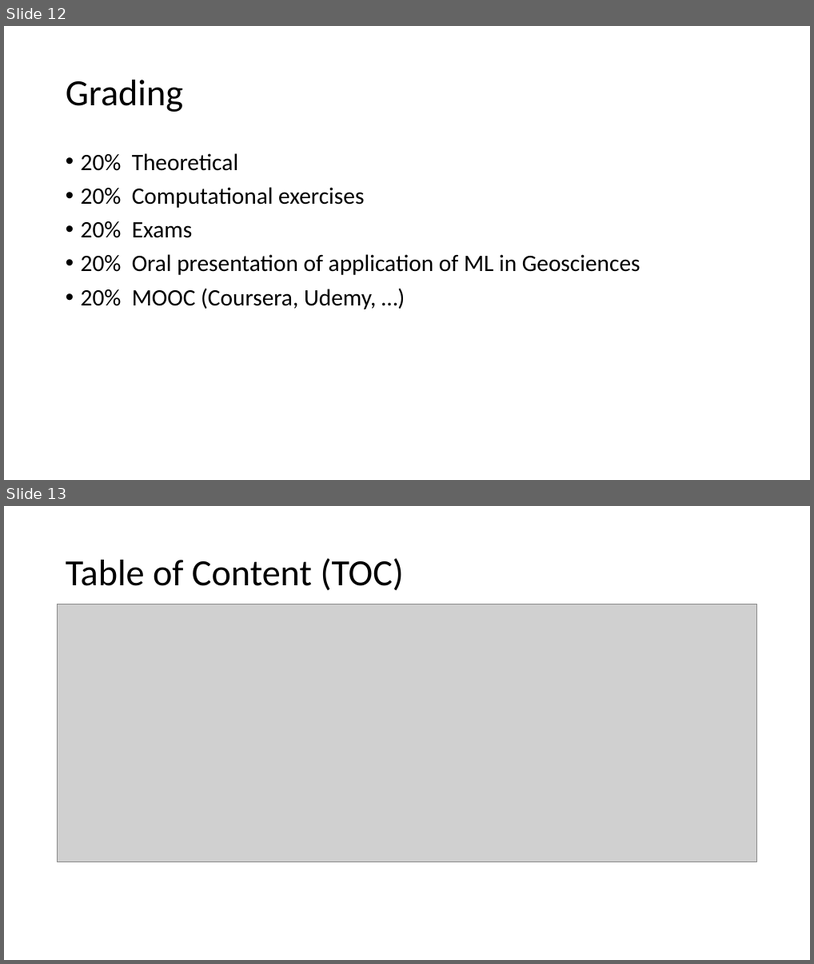
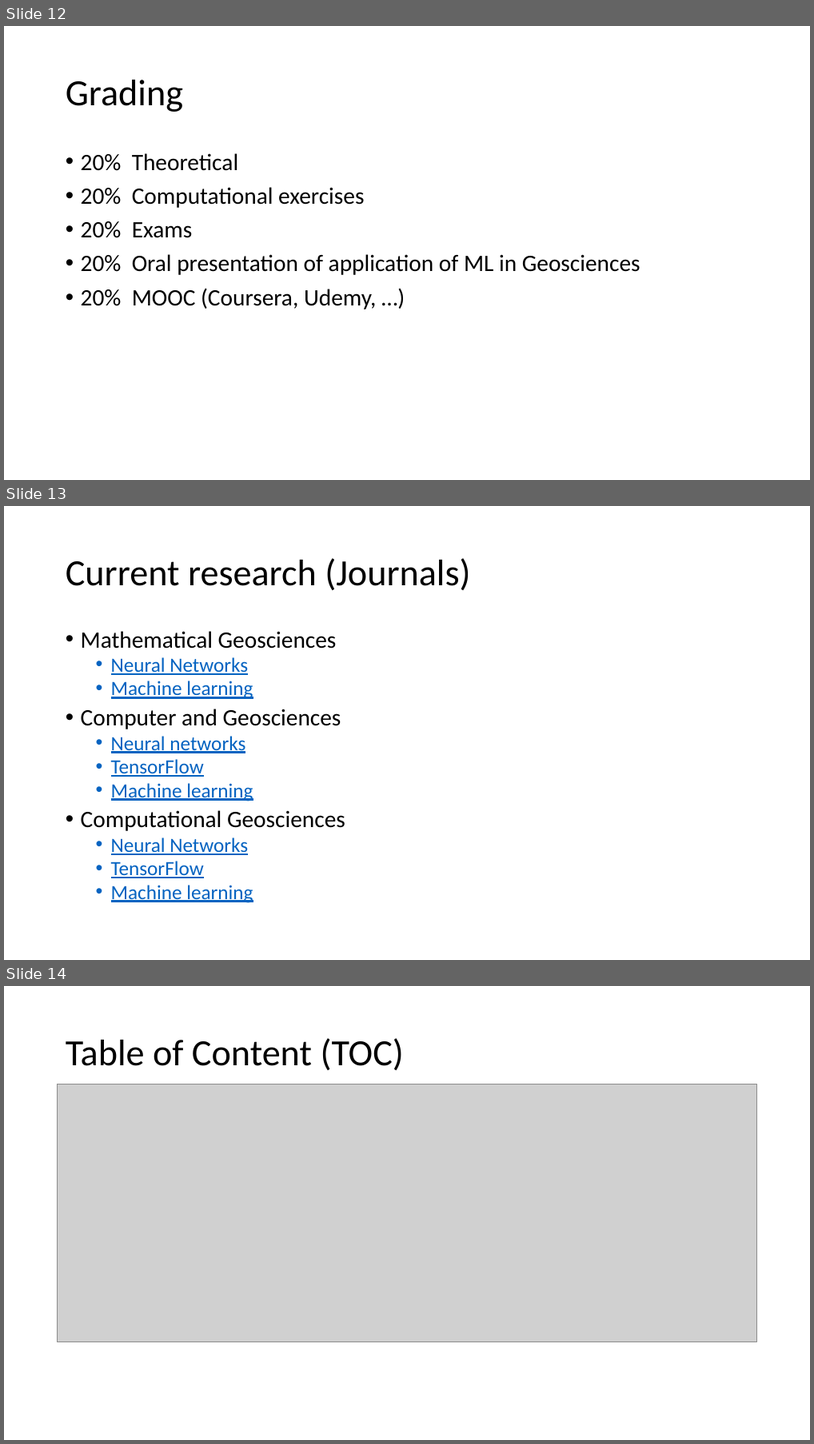
Before and after one commit to mathphysmx/teaching-ml, a slide deck: slides/ML_00.pptx. Shown one above the other, each under a label of ours: slides 12 and 13 before the commit, slides 12, 13 and 14 after it. The pictures are 814x964 and 814x1444 pixels, drawn with LibreOffice and Linux fonts; fonts in the diff are those of the drawing; grey boxes stand for pictures. Boxes give left, top, right and bottom in pixels: in the first picture for what was removed or moved away, otherwise in the second. Text is boxed around its words. In the diff, an @@ line names an element or a change of style, - is before the commit and + after.

```diff
--- a/slides/ML_00.pptx
+++ b/slides/ML_00.pptx
@@ slide 13 added at [4, 506, 810, 960], background #FFFFFF @@
@@ title added at [66, 558, 470, 590], 44 pt, text #000000 @@
+Current research (Journals)
@@ text added at [81, 631, 346, 903], 24 pt, text #0563C1, underline @@
+• Mathematical Geosciences
+  • Neural Networks
+  • Machine learning
+• Computer and Geosciences
+  • Neural networks
+  • TensorFlow
+  • Machine learning
+• Computational Geosciences
+  • Neural Networks
+  • TensorFlow
+  • Machine learning
@@ what was slide 13 is now slide 14 @@
```
Also in this commit, not shown: 4 slides changed, 1 other slide added, 3 other files.
